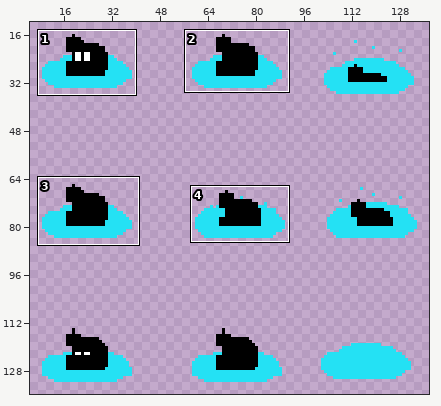
Edited in one commit: sprite sheet (Assets/Sprites/player_idle.png). Above, an overview of the earlier version with the close-up marked.
Close-up. First the earlier version:
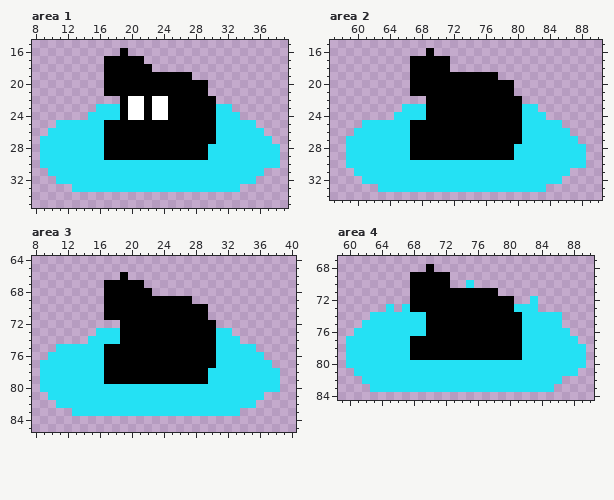
The file is 140x150 pixels. Shown: area 1: x 8..39, y 15..35; area 2: x 57..90, y 15..34; area 3: x 8..40, y 64..85; area 4: x 59..90, y 67..84. The wide view leaves out empty margins. The commit also changed other parts of the picture, which this record leaves out.
After:
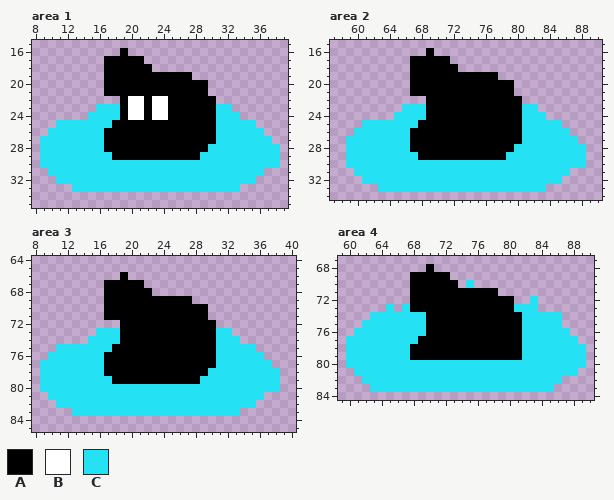
Palette (. is transparent): A #000000  B #ffffff  C #24e1f4
The edit:
Area 1:
y 25: x 17 A -> C
y 29: x 17 A -> C; x 29 A -> C
Area 2:
y 18: x 72 . -> A
y 25: x 67 A -> C
y 29: x 67 A -> C; x 79 A -> C
Area 3:
y 75: x 17 A -> C
y 79: x 17 A -> C; x 29 A -> C
Area 4:
y 70: x 73 . -> A
y 77: x 68 A -> C
